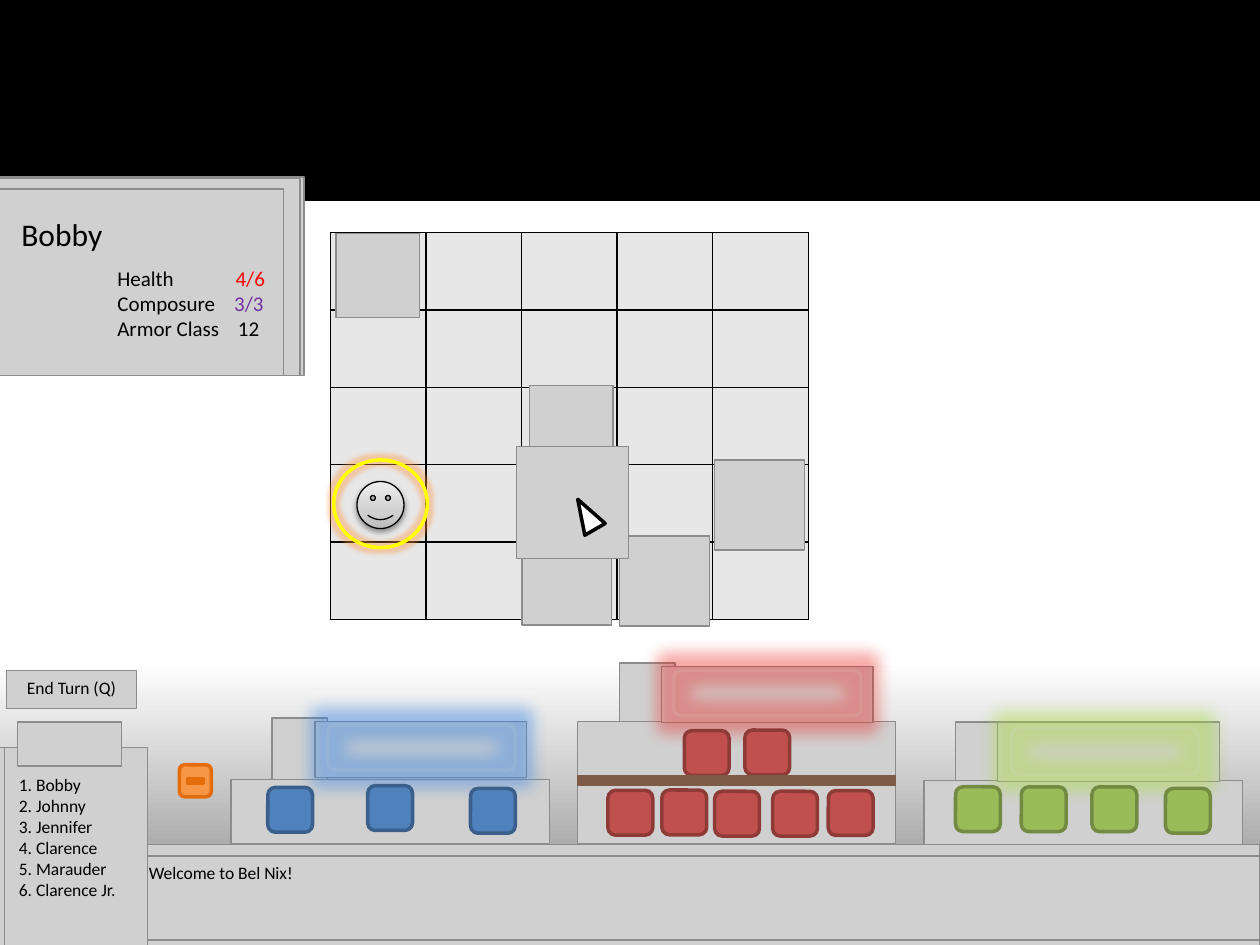
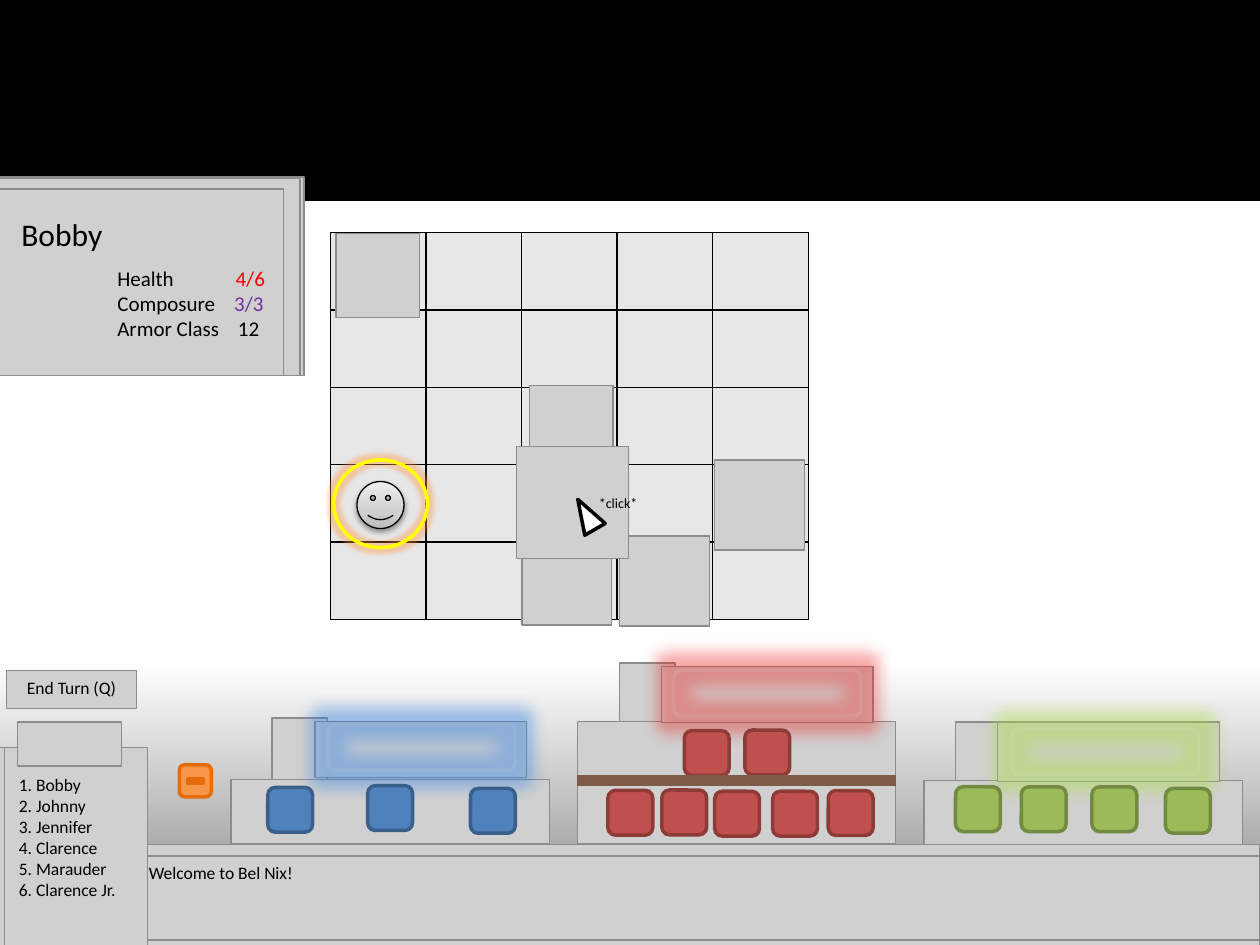
Before and after one commit to jsdodgers/Bel-Nix, a slide deck: slide 4 of Documents/UI Revision 3.0.pptx (slide 2 before the commit). Drawn at 1260x945 pixels with LibreOffice and Linux fonts; fonts in the diff are those of the drawing; grey boxes stand for pictures. Boxes give left, top, right and bottom in pixels: in the first picture for what was removed or moved away, otherwise in the second. Text is boxed around its words. In the diff, an @@ line names an element or a change of style, - is before the commit and + after.

Commit message:
Updated UI Revision 3.0 doc a little bit.

```diff
--- a/Documents/UI Revision 3.0.pptx
+++ b/Documents/UI Revision 3.0.pptx
@@ text added at box(599, 496, 638, 512), 8 pt, text #000000 @@
+*click*
```
Also in this commit, not shown: 2 slides added.
